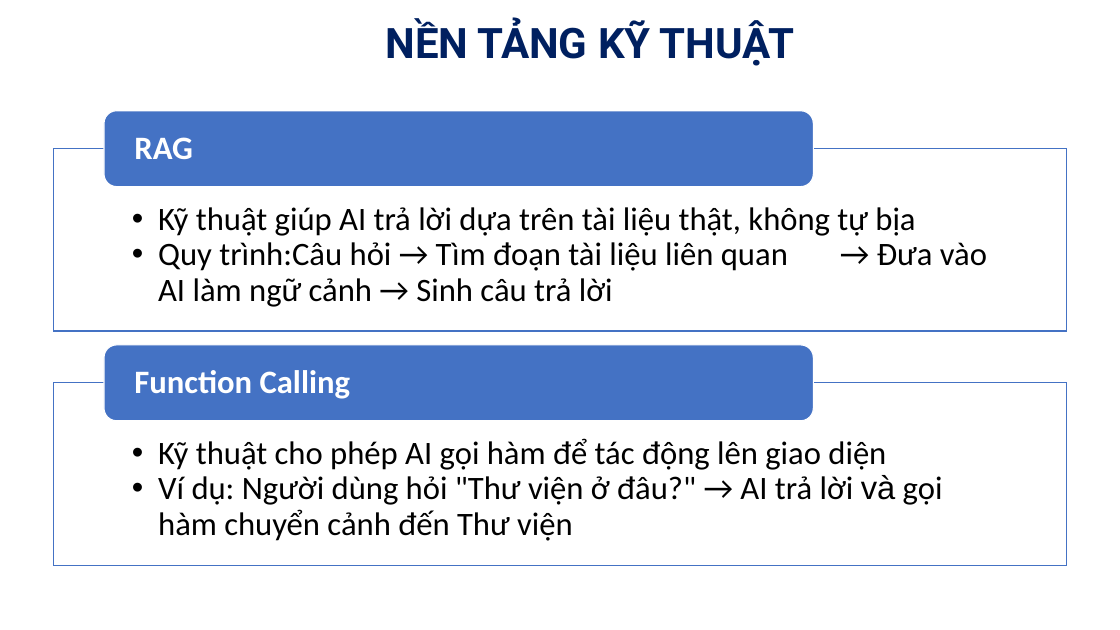
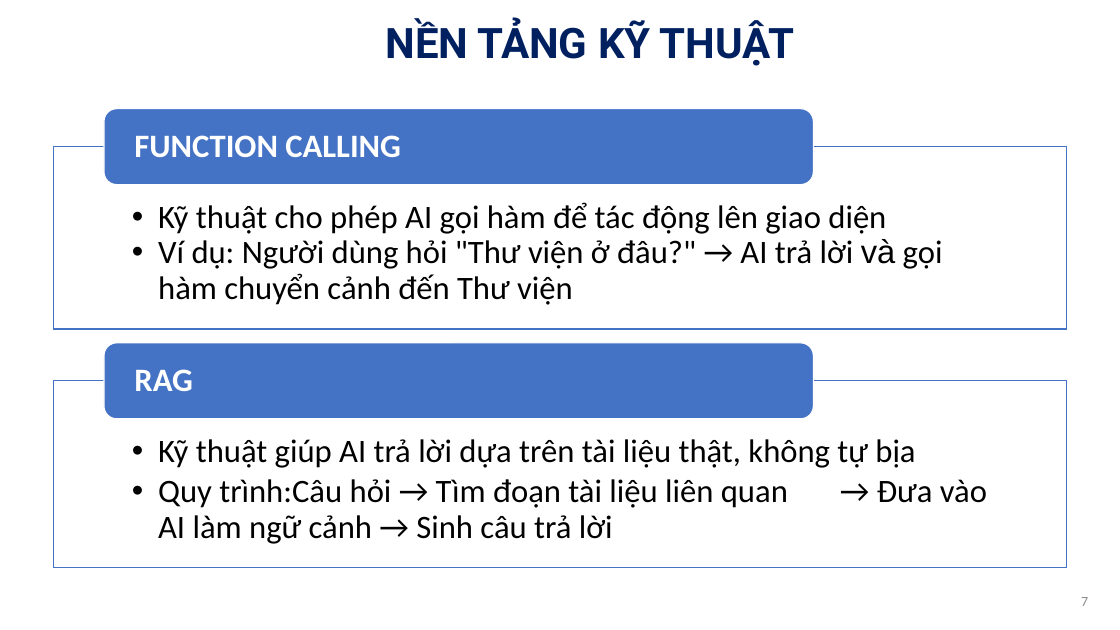
Before and after one commit to thhieu2904/tn-da22tta-110122221-nguyenthanhhieu-tvutour, a slide deck: slide 7 of docs/KhoaLuan-Slide.pptx. Drawn at 1120x630 pixels with LibreOffice and Linux fonts; fonts in the diff are those of the drawing; background and template pictures are left out. Boxes give left, top, right and bottom in pixels: in the first picture for what was removed or moved away, otherwise in the second. Text is boxed around its words. In the diff, an @@ line names an element or a change of style, - is before the commit and + after.

```diff
--- a/docs/KhoaLuan-Slide.pptx
+++ b/docs/KhoaLuan-Slide.pptx
@@ text "Kỹ thuật cho phép AI ..." moved from (x1=158, y1=438, x2=943, y2=541) to (x1=158, y1=202, x2=943, y2=305) @@
@@ text at (x1=134, y1=135, x2=401, y2=157): text changed @@
-Function Calling
+FUNCTION CALLING
@@ text "RAG" moved from (x1=134, y1=137, x2=193, y2=159) to (x1=134, y1=369, x2=193, y2=391) @@
@@ text "RAG" at (x1=134, y1=369, x2=193, y2=391): less space between paragraphs @@
@@ text "Kỹ thuật giúp AI trả ..." moved from (x1=158, y1=207, x2=987, y2=307) to (x1=158, y1=439, x2=987, y2=544) @@
@@ text "Kỹ thuật giúp AI trả ..." at (x1=158, y1=439, x2=987, y2=544): more space between paragraphs @@
@@ page number added at (x1=1081, y1=597, x2=1088, y2=606), 12 pt, text #8C8C8C @@
+7
```
Also in this commit, not shown: 14 other slides changed.
